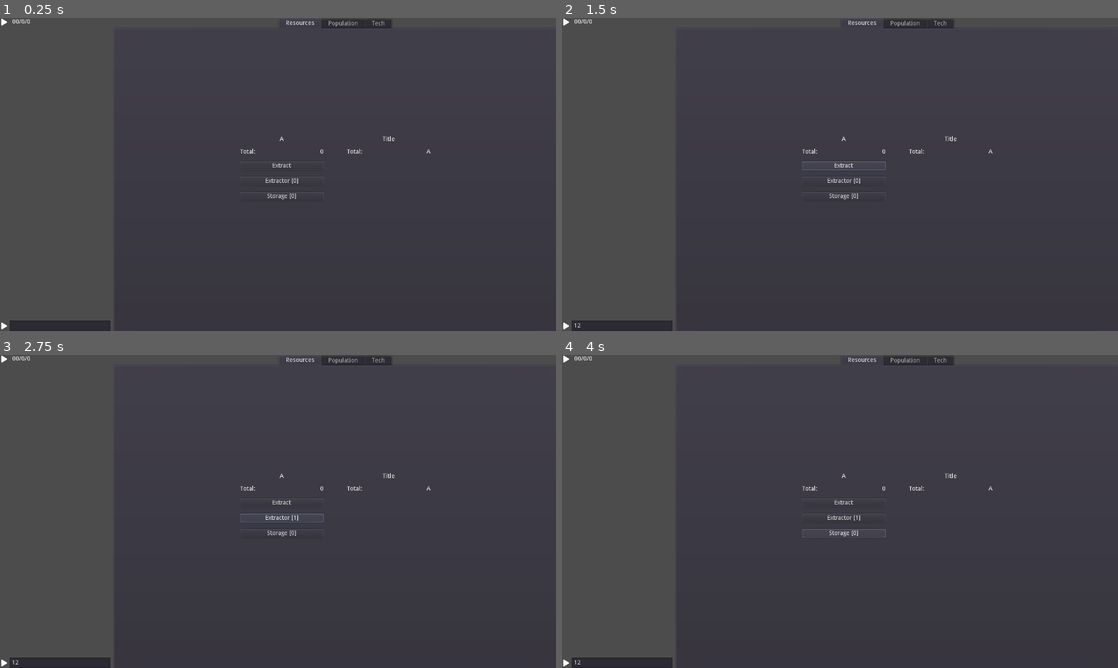
Above: before the commit, frames 1-4 (two rows, left to right).
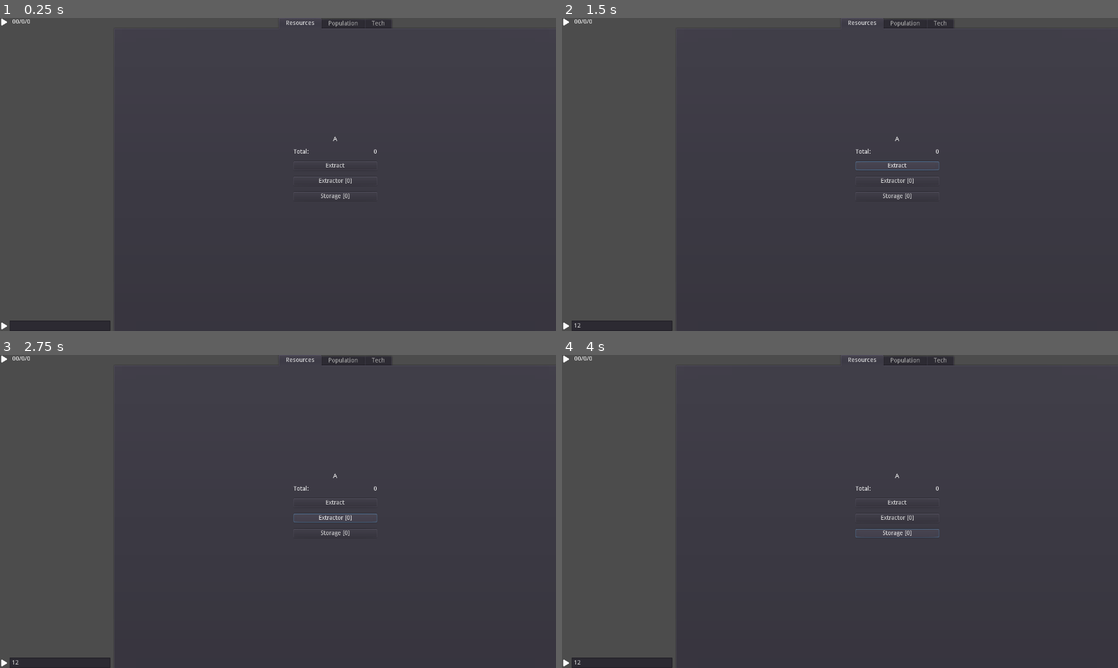
Above: after the commit, the same moments.

Repository: FRisney/incremental
Game: Godot game, scene res://main.tscn
Two runs of this game, one before a commit and one after it. Both use one fixed random seed, a clock stepped at 60 frames per second and the inputs below.
Inputs (mouse positions are in pixels of both pictures, inside the frame that each line leads up to):
- Up to frame 1 (0.25 s): no input
- Up to frame 2 (1.5 s): click (623, 324) at 0.52 s; type "12" at 0.6 s; click "Extract" at 1.25 s
- Up to frame 3 (2.75 s): click "Extractor [0]" at 2 s
- Up to frame 4 (4 s): click (845, 517) at 2.75 s, where only the run before the commit has a clickable "Extractor [1]"; click "Storage [0]" at 3.5 s

The runs differ from the first frame. In frame 1, 0.3% of the frame differs, in the area x 43-78%, y 37-58%; in frame 2, 0.4%; in frame 3, 0.4%; in frame 4, 0.4%.

Commit message:
Passing data about resource to the respective card

Diff:
--- a/incremental/components/resource/card_resource.gd
+++ b/incremental/components/resource/card_resource.gd
@@ -1,17 +1,38 @@
-extends Button
+extends Control
 
 export(Settings.Resources) var res_type
-var accumulator:int = 0
+export(int) var manual_extract = 0
+
+onready var title: Label = get_node("Scroll/VBox/Title")
+onready var res_qtt: Label = get_node("Scroll/VBox/Total/Val")
+
+var res_max:int = Settings.get("resource_base_capacity")[res_type]
+var res_cur: int = 0
 
 func _ready() -> void:
-	print("signal: %s (%s)" % [name,GameTimer.connect("timeout", self, "_on_tick")])
-	print("signal: %s (%s)" % [name,connect("pressed", self, "_on_press")])
+	if !manual_extract:
+		($Scroll/VBox/Extract as Button).visible = false
+	Storage.get("resources")[res_type] = self
+	title.text = Settings.get("resource_names")[res_type]
 
-func _on_tick():
-	accumulator = 0
 
-func _on_press():
-	accumulator += 1
-	if accumulator > 2:
-		return
-	Storage.add_resource(res_type, accumulator)
+func _process(_delta: float) -> void:
+	res_qtt.text = "%s" % res_cur
+
+func _on_extract():
+	print("resource_names")
+	if !GameTimer.is_stopped():
+		Storage.add_resource(res_type,manual_extract)
+		# if res_max - res_cur == 0:
+		# 	pass
+		# if res_max > res_cur:
+		# 	res_cur += 1
+		# if res_cur > res_max:
+		# 	res_cur = res_max
+
+func _on_build_extractor():
+	pass
+
+
+func _on_build_storage():
+	pass
--- a/incremental/components/resource/card_resource.tscn
+++ b/incremental/components/resource/card_resource.tscn
@@ -1,41 +1,114 @@
 [gd_scene load_steps=2 format=2]
 
-[ext_resource path="res://components/resource/card_resource.gd" type="Script" id=1]
+[ext_resource path="res://components/resource/card_resource.gd" type="Script" id=2]
 
-[node name="T" type="PanelContainer"]
-margin_right = 280.0
-margin_bottom = 286.0
-rect_min_size = Vector2( 280, 286 )
-size_flags_horizontal = 3
-size_flags_vertical = 3
-script = ExtResource( 1 )
-__meta__ = {
-"_edit_use_anchors_": false
-}
-
-[node name="M" type="MarginContainer" parent="."]
-margin_left = 7.0
-margin_top = 7.0
-margin_right = 273.0
-margin_bottom = 279.0
+[node name="ResA" type="MarginContainer"]
+margin_right = 242.0
+margin_bottom = 267.0
+rect_min_size = Vector2( 242, 267 )
 mouse_filter = 2
 custom_constants/margin_right = 25
 custom_constants/margin_top = 32
 custom_constants/margin_left = 25
 custom_constants/margin_bottom = 32
+script = ExtResource( 2 )
+__meta__ = {
+"_edit_horizontal_guides_": [ 7.0 ],
+"_edit_use_anchors_": false,
+"_edit_vertical_guides_": [  ]
+}
+
+[node name="Scroll" type="ScrollContainer" parent="."]
+margin_left = 25.0
+margin_top = 32.0
+margin_right = 217.0
+margin_bottom = 235.0
+scroll_horizontal_enabled = false
+
+[node name="VBox" type="VBoxContainer" parent="Scroll"]
+margin_right = 192.0
+margin_bottom = 203.0
+mouse_filter = 2
+size_flags_horizontal = 3
+size_flags_vertical = 3
+custom_constants/separation = 15
+
+[node name="Title" type="Label" parent="Scroll/VBox"]
+margin_right = 192.0
+margin_bottom = 14.0
+text = "Resource Title"
+align = 1
 __meta__ = {
 "_edit_use_anchors_": false
 }
 
-[node name="S" type="ScrollContainer" parent="M"]
-margin_left = 25.0
-margin_top = 32.0
-margin_right = 241.0
-margin_bottom = 240.0
-scroll_horizontal_enabled = false
+[node name="Total" type="HBoxContainer" parent="Scroll/VBox"]
+margin_top = 29.0
+margin_right = 192.0
+margin_bottom = 43.0
+hint_tooltip = "consumption:		1/tk"
+mouse_filter = 0
+size_flags_horizontal = 3
+__meta__ = {
+"_edit_use_anchors_": false
+}
 
-[node name="V" type="VBoxContainer" parent="M/S"]
-margin_right = 216.0
-margin_bottom = 68.0
-mouse_filter = 2
+[node name="Desc" type="Label" parent="Scroll/VBox/Total"]
+margin_right = 35.0
+margin_bottom = 14.0
+size_flags_vertical = 1
+text = "Total:"
+align = 1
+valign = 1
+__meta__ = {
+"_edit_use_anchors_": false
+}
+
+[node name="HSplit" type="HSplitContainer" parent="Scroll/VBox/Total"]
+margin_left = 39.0
+margin_right = 180.0
+margin_bottom = 14.0
 size_flags_horizontal = 3
+dragger_visibility = 1
+
+[node name="Val" type="Label" parent="Scroll/VBox/Total"]
+margin_left = 184.0
+margin_right = 192.0
+margin_bottom = 14.0
+size_flags_vertical = 1
+text = "0"
+align = 1
+valign = 1
+__meta__ = {
+"_edit_use_anchors_": false
+}
+
+[node name="Extract" type="Button" parent="Scroll/VBox"]
+margin_top = 58.0
+margin_right = 192.0
+margin_bottom = 78.0
+mouse_default_cursor_shape = 2
+size_flags_horizontal = 3
+text = "Extract"
+__meta__ = {
+"_editor_description_": ""
+}
+
+[node name="Extractor" type="Button" parent="Scroll/VBox"]
+margin_top = 93.0
+margin_right = 192.0
+margin_bottom = 113.0
+mouse_default_cursor_shape = 2
+size_flags_horizontal = 3
+text = "Extractor [0]"
+
+[node name="Storage" type="Button" parent="Scroll/VBox"]
+margin_top = 128.0
+margin_right = 192.0
+margin_bottom = 148.0
+mouse_default_cursor_shape = 2
+size_flags_horizontal = 3
+text = "Storage [0]"
+[connection signal="pressed" from="Scroll/VBox/Extract" to="." method="_on_extract"]
+[connection signal="pressed" from="Scroll/VBox/Extractor" to="." method="_on_build_extractor"]
+[connection signal="pressed" from="Scroll/VBox/Storage" to="." method="_on_build_storage"]
--- a/incremental/main.tscn
+++ b/incremental/main.tscn
@@ -1,13 +1,10 @@
-[gd_scene load_steps=14 format=2]
+[gd_scene load_steps=11 format=2]
 
 [ext_resource path="res://time_control/slow.png" type="Texture" id=1]
 [ext_resource path="res://time_control/pause.png" type="Texture" id=2]
-[ext_resource path="res://components/log.gd" type="Script" id=3]
 [ext_resource path="res://time_control/date_display.gd" type="Script" id=4]
-[ext_resource path="res://components/info/display.gd" type="Script" id=5]
 [ext_resource path="res://time_control/play_pause.gd" type="Script" id=6]
-[ext_resource path="res://components/resource/card_resource.gd" type="Script" id=7]
-[ext_resource path="res://components/building.gd" type="Script" id=8]
+[ext_resource path="res://components/resource/card_resource.tscn" type="PackedScene" id=7]
 [ext_resource path="res://components/tech_tree/tech_tree.tscn" type="PackedScene" id=9]
 [ext_resource path="res://components/tech_tree/tech_cam.gd" type="Script" id=10]
 [ext_resource path="res://components/tech_tree/tech_panel.gd" type="Script" id=11]
@@ -97,7 +94,7 @@
 "_edit_use_anchors_": false
 }
 
-[node name="RichTextLabel" type="RichTextLabel" parent="VBoxContainer"]
+[node name="LogBox" type="RichTextLabel" parent="VBoxContainer"]
 margin_top = 22.0
 margin_right = 382.0
 margin_bottom = 1052.0
@@ -105,7 +102,6 @@
 size_flags_vertical = 3
 bbcode_enabled = true
 scroll_following = true
-script = ExtResource( 3 )
 
 [node name="HBoxContainer" type="HBoxContainer" parent="VBoxContainer"]
 margin_top = 1056.0
@@ -146,9 +142,9 @@
 margin_bottom = -4.0
 
 [node name="Grid2" type="GridContainer" parent="Main/Resources"]
-margin_left = 516.0
+margin_left = 639.0
 margin_top = 388.0
-margin_right = 1004.0
+margin_right = 881.0
 margin_bottom = 655.0
 grow_horizontal = 2
 grow_vertical = 2
@@ -159,198 +155,8 @@
 "_edit_use_anchors_": false
 }
 
-[node name="ResA" type="MarginContainer" parent="Main/Resources/Grid2"]
-margin_right = 242.0
-margin_bottom = 267.0
-rect_min_size = Vector2( 242, 267 )
-mouse_filter = 2
-custom_constants/margin_right = 25
-custom_constants/margin_top = 32
-custom_constants/margin_left = 25
-custom_constants/margin_bottom = 32
-__meta__ = {
-"_edit_horizontal_guides_": [ 7.0 ],
-"_edit_use_anchors_": false,
-"_edit_vertical_guides_": [  ]
-}
-
-[node name="Scroll" type="ScrollContainer" parent="Main/Resources/Grid2/ResA"]
-margin_left = 25.0
-margin_top = 32.0
-margin_right = 217.0
-margin_bottom = 235.0
-scroll_horizontal_enabled = false
-
-[node name="VBox" type="VBoxContainer" parent="Main/Resources/Grid2/ResA/Scroll"]
-margin_right = 192.0
-margin_bottom = 203.0
-mouse_filter = 2
-size_flags_horizontal = 3
-size_flags_vertical = 3
-custom_constants/separation = 15
-
-[node name="Title" type="Label" parent="Main/Resources/Grid2/ResA/Scroll/VBox"]
-margin_right = 192.0
-margin_bottom = 14.0
-text = "Resource Title"
-align = 1
-script = ExtResource( 5 )
-__meta__ = {
-"_edit_use_anchors_": false
-}
-
-[node name="Total" type="HBoxContainer" parent="Main/Resources/Grid2/ResA/Scroll/VBox"]
-margin_top = 29.0
-margin_right = 192.0
-margin_bottom = 43.0
-hint_tooltip = "consumption:		1/tk"
-mouse_filter = 0
-size_flags_horizontal = 3
-__meta__ = {
-"_edit_use_anchors_": false
-}
-
-[node name="Desc" type="Label" parent="Main/Resources/Grid2/ResA/Scroll/VBox/Total"]
-margin_right = 35.0
-margin_bottom = 14.0
-size_flags_vertical = 1
-text = "Total:"
-align = 1
-valign = 1
-__meta__ = {
-"_edit_use_anchors_": false
-}
-
-[node name="HSplit" type="HSplitContainer" parent="Main/Resources/Grid2/ResA/Scroll/VBox/Total"]
-margin_left = 39.0
-margin_right = 180.0
-margin_bottom = 14.0
-size_flags_horizontal = 3
-dragger_visibility = 1
-
-[node name="Val" type="Label" parent="Main/Resources/Grid2/ResA/Scroll/VBox/Total"]
-margin_left = 184.0
-margin_right = 192.0
-margin_bottom = 14.0
-size_flags_vertical = 1
-text = "0"
-align = 1
-valign = 1
-script = ExtResource( 5 )
-__meta__ = {
-"_edit_use_anchors_": false
-}
-display_type = 1
-
-[node name="Extract" type="Button" parent="Main/Resources/Grid2/ResA/Scroll/VBox"]
-margin_top = 58.0
-margin_right = 192.0
-margin_bottom = 78.0
-mouse_default_cursor_shape = 2
-size_flags_horizontal = 3
-text = "Extract"
-script = ExtResource( 7 )
-__meta__ = {
-"_editor_description_": ""
-}
-
-[node name="Extrator" type="Button" parent="Main/Resources/Grid2/ResA/Scroll/VBox"]
-margin_top = 93.0
-margin_right = 192.0
-margin_bottom = 113.0
-mouse_default_cursor_shape = 2
-size_flags_horizontal = 3
-text = "Extractor [0]"
-script = ExtResource( 8 )
-
-[node name="Storage" type="Button" parent="Main/Resources/Grid2/ResA/Scroll/VBox"]
-margin_top = 128.0
-margin_right = 192.0
-margin_bottom = 148.0
-mouse_default_cursor_shape = 2
-size_flags_horizontal = 3
-text = "Storage [0]"
-script = ExtResource( 8 )
-build_type = 1
-
-[node name="Info" type="MarginContainer" parent="Main/Resources/Grid2"]
-margin_left = 246.0
-margin_right = 488.0
-margin_bottom = 267.0
-rect_min_size = Vector2( 242, 267 )
-mouse_filter = 2
-custom_constants/margin_right = 25
-custom_constants/margin_top = 32
-custom_constants/margin_left = 25
-custom_constants/margin_bottom = 32
-__meta__ = {
-"_edit_horizontal_guides_": [ 7.0 ],
-"_edit_use_anchors_": false,
-"_edit_vertical_guides_": [  ]
-}
-
-[node name="S" type="ScrollContainer" parent="Main/Resources/Grid2/Info"]
-margin_left = 25.0
-margin_top = 32.0
-margin_right = 217.0
-margin_bottom = 235.0
-
-[node name="V" type="VBoxContainer" parent="Main/Resources/Grid2/Info/S"]
-margin_right = 192.0
-margin_bottom = 203.0
-mouse_filter = 2
-size_flags_horizontal = 3
-size_flags_vertical = 3
-custom_constants/separation = 15
-
-[node name="T" type="Label" parent="Main/Resources/Grid2/Info/S/V"]
-margin_right = 192.0
-margin_bottom = 14.0
-text = "Title"
-align = 1
-__meta__ = {
-"_edit_use_anchors_": false
-}
-
-[node name="Label" type="HBoxContainer" parent="Main/Resources/Grid2/Info/S/V"]
-margin_top = 29.0
-margin_right = 192.0
-margin_bottom = 43.0
-size_flags_horizontal = 3
-__meta__ = {
-"_edit_use_anchors_": false
-}
-
-[node name="Desc" type="Label" parent="Main/Resources/Grid2/Info/S/V/Label"]
-margin_right = 35.0
-margin_bottom = 14.0
-size_flags_vertical = 1
-text = "Total:"
-align = 1
-valign = 1
-__meta__ = {
-"_edit_use_anchors_": false
-}
-
-[node name="S" type="HSplitContainer" parent="Main/Resources/Grid2/Info/S/V/Label"]
-margin_left = 39.0
-margin_right = 180.0
-margin_bottom = 14.0
-size_flags_horizontal = 3
-dragger_visibility = 1
-
-[node name="Val" type="Label" parent="Main/Resources/Grid2/Info/S/V/Label"]
-margin_left = 184.0
-margin_right = 192.0
-margin_bottom = 14.0
-size_flags_vertical = 1
-text = "0"
-align = 1
-valign = 1
-script = ExtResource( 5 )
-__meta__ = {
-"_edit_use_anchors_": false
-}
+[node name="ResA" parent="Main/Resources/Grid2" instance=ExtResource( 7 )]
+manual_extract = 1
 
 [node name="Population" type="CenterContainer" parent="Main"]
 visible = false
--- a/incremental/managers/settings.gd
+++ b/incremental/managers/settings.gd
@@ -1,8 +1,39 @@
 extends Node
 
+# Base registry of various aspects of the game
+
 enum Resources { A, B, C, D, E }
+enum Buildings { A, B, C, D, E }
 
-enum BuildingType {
-	EXTRACTOR,
-	STORAGE,
+var resource_names = {
+	Resources.A: 'A',
 }
+
+var resource_base_capacity = {
+	Resources.A: 10,
+}
+
+var building_base_production = {
+	Buildings.A: {
+		Resources.A: 1,
+	},
+}
+
+var building_base_consumption = {
+	Buildings.A: { },
+}
+
+var building_base_cost = {
+	Buildings.A: {
+		Resources.A: 10,
+	},
+}
+
+var building_base_storage = {
+	Buildings.A: {
+		Resources.A: 50,
+	},
+}
+
+func game_data_loader(_file:String="res://defaults.json"):
+	pass
--- a/incremental/managers/storage.gd
+++ b/incremental/managers/storage.gd
@@ -1,13 +1,6 @@
 extends Node
 
-const resources = {
-	Settings.Resources.A: {
-		'name': 'A',
-		'max': 100,
-		'current': 0,
-	},
-
-}
+var resources: Dictionary
 
 func get_res_name(res:int) -> String:
 	return resources[res].name
@@ -25,8 +18,8 @@
 		return -1
 
 func add_resource(res: int, inc: int = 1):
-	var rmax = resources[res].max
-	var current = resources[res].current
+	var rmax = resources[res].get("res_max")
+	var current = resources[res].get("res_cur")
 
 	if rmax - current == 0:
 		pass
@@ -37,7 +30,7 @@
 	if current > rmax:
 		current = rmax
 
-	resources[res].current = current
+	resources[res].set("res_cur",current)
 
 func sub_resource(res: int, ammount: int):
 	resources[res].current -= ammount
--- a/incremental/project.godot
+++ b/incremental/project.godot
@@ -24,7 +24,6 @@
 Settings="*res://managers/settings.gd"
 GameTimer="*res://managers/timer.gd"
 Storage="*res://managers/storage.gd"
-Builder="*res://managers/builder.gd"
 
 [debug]
 
